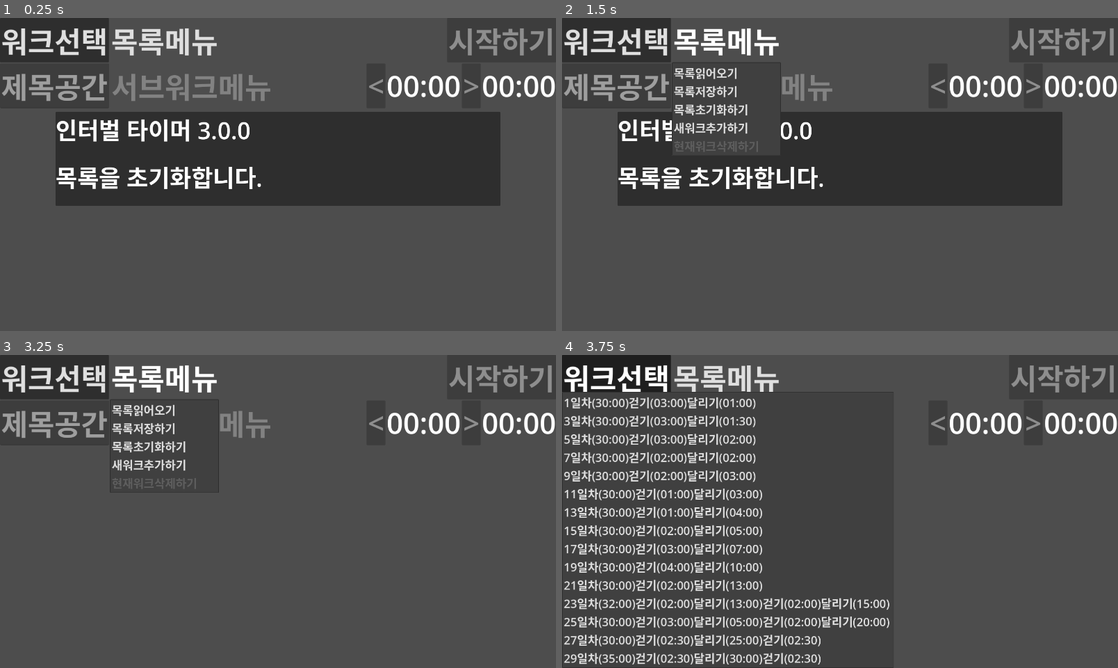
Above: before the commit, frames 1-4 (two rows, left to right).
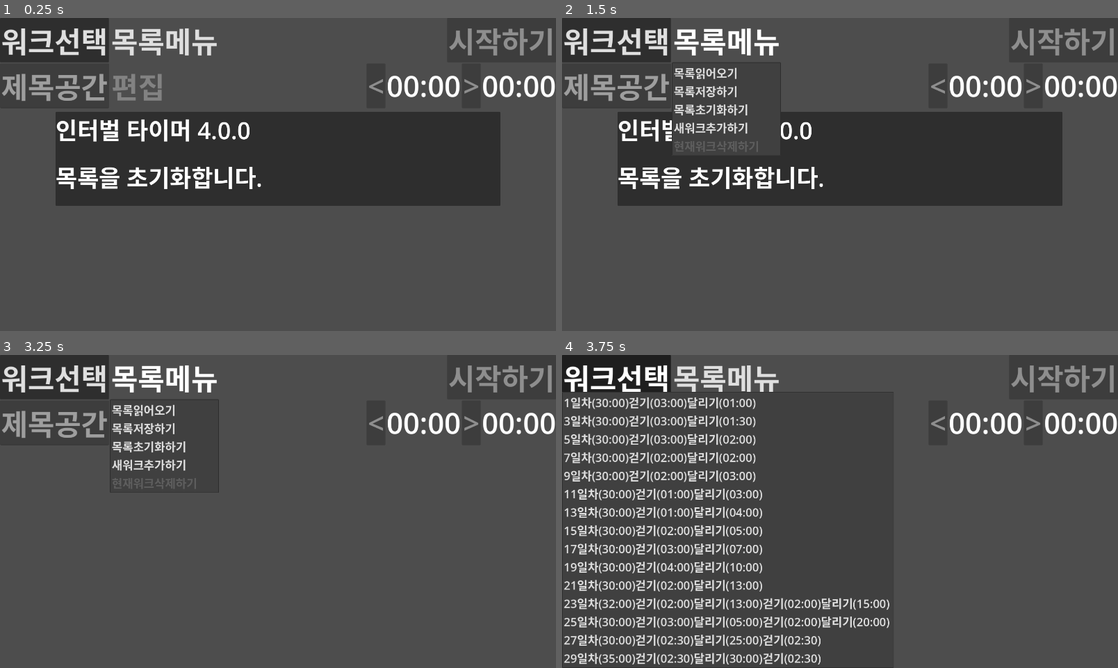
Above: after the commit, the same moments.

Repository: kasworld/maranic
Game: Godot game, scene res://main.tscn
The game is run twice, just before and just after one commit, with the same random seed, the same clock (stepped at 60 frames per second) and the same inputs.
Inputs:
- Up to frame 1 (0.25 s): no input
- Up to frame 2 (1.5 s): click "워크선택" at 0.5 s; click "목록메뉴" at 1.25 s
- Up to frame 3 (3.25 s): click "워크선택" at 2 s; click "목록메뉴" at 2.75 s
- Up to frame 4 (3.75 s): click "워크선택" at 3.5 s

The runs differ from the first frame. In frame 1, 1.1% of the frame differs, in the area x 20-49%, y 17-39%; in frame 2, 0.4%; in frame 3, 0.4%; in frame 4, nothing differs.

Commit message:
split timeedit

Diff:
--- a/main.gd
+++ b/main.gd
@@ -22,7 +22,7 @@
 func _ready() -> void:
 	var vp_rect = get_viewport_rect()
 	var msgrect = Rect2( vp_rect.size.x * 0.1 ,vp_rect.size.y * 0.3 , vp_rect.size.x * 0.8 , vp_rect.size.y * 0.3 )
-	$TimedMessage.init(msgrect, tr("인터벌 타이머 3.0.0"))
+	$TimedMessage.init(msgrect, tr("인터벌 타이머 4.0.0"))
 	WorkListMenuButton.get_popup().theme = preload("res://menulist_theme.tres")
 	CmdMenuButton.get_popup().theme = preload("res://menulist_theme.tres")
 	WorkListMenuButton.get_popup().index_pressed.connect(work_list_menu_index_pressed)
--- a/subwork_node.gd
+++ b/subwork_node.gd
@@ -7,6 +7,21 @@
 var subwork_index :int
 var remainSec = 0
 
+
+
+# Called when the node enters the scene tree for the first time.
+func _ready() -> void:
+	$MenuButton.get_popup().theme = preload("res://menulist_theme.tres")
+	$MenuButton.get_popup().index_pressed.connect(menu_index_pressed)
+	$TimeEdit.time_changed.connect(add_subwork_second)
+
+func add_subwork_second(diff :int) ->void:
+	subwork.second += diff
+	if subwork.second < 0 :
+		subwork.second = 0
+	reset_time()
+	update_time_labels()
+
 func set_subwork(i :int, sw :WorkList.SubWork)->void:
 	subwork_index = i
 	subwork = sw
@@ -15,18 +30,19 @@
 func reset()->void:
 	subwork_index = -1
 	subwork = null
-	$SecLabel.text = "00:00"
+	$TimeEdit.set_label("00:00")
 	$SecRemainLabel.text = "00:00"
 	$NameEdit.text = ""
 
 func update_time_labels()->void:
-	$SecLabel.text = subwork.second2text(subwork.second)
+	$TimeEdit.set_label(subwork.second2text(subwork.second))
 	$SecRemainLabel.text = subwork.second2text(remainSec)
 
 func disable_buttons(b :bool)->void:
 	$MenuButton.disabled = b
-	$SecDecButton.disabled = b
-	$SecIncButton.disabled = b
+	$TimeEdit.disable_buttons(b)
+	#$SecDecButton.disabled = b
+	#$SecIncButton.disabled = b
 
 func reset_time()->void:
 	remainSec = subwork.second
@@ -42,11 +58,6 @@
 
 func disable_menu(i :int, b :bool)->void:
 	$MenuButton.get_popup().set_item_disabled(i,b)
-
-# Called when the node enters the scene tree for the first time.
-func _ready() -> void:
-	$MenuButton.get_popup().theme = preload("res://menulist_theme.tres")
-	$MenuButton.get_popup().index_pressed.connect(menu_index_pressed)
 
 func menu_index_pressed(sel :int)->void:
 	match sel :
@@ -68,45 +79,3 @@
 
 func _on_name_edit_focus_entered() -> void:
 	$NameEdit.editable = true
-
-# subwork second edit #########################################
-
-func add_subwork_second(diff :int) ->void:
-	subwork.second += diff
-	if subwork.second < 0 :
-		subwork.second = 0
-	reset_time()
-	update_time_labels()
-
-var click_inc_sec = 10
-var repeat_inc_sec = 0
-var max_inc_sec = 60
-
-func _on_sec_dec_button_button_down() -> void:
-	repeat_inc_sec = -1
-	$Timer.start(0.1)
-func _on_sec_dec_button_button_up() -> void:
-	if repeat_inc_sec == -1 :
-		add_subwork_second(-click_inc_sec)
-	repeat_inc_sec = 0
-	$Timer.stop()
-
-func _on_sec_inc_button_button_down() -> void:
-	repeat_inc_sec = 1
-	$Timer.start(0.1)
-func _on_sec_inc_button_button_up() -> void:
-	if repeat_inc_sec == 1 :
-		add_subwork_second(click_inc_sec)
-	repeat_inc_sec = 0
-	$Timer.stop()
-
-func _on_timer_timeout() -> void:
-	add_subwork_second(repeat_inc_sec)
-	if repeat_inc_sec < 0 :
-		repeat_inc_sec -=1
-		if repeat_inc_sec < -max_inc_sec :
-			repeat_inc_sec = -max_inc_sec
-	else :
-		repeat_inc_sec +=1
-		if repeat_inc_sec > max_inc_sec :
-			repeat_inc_sec = max_inc_sec
--- a/subwork_node.tscn
+++ b/subwork_node.tscn
@@ -1,8 +1,9 @@
-[gd_scene load_steps=4 format=3 uid="uid://dvgdal4hlx1ws"]
+[gd_scene load_steps=5 format=3 uid="uid://dvgdal4hlx1ws"]
 
 [ext_resource type="Script" path="res://subwork_node.gd" id="1_mqriv"]
 [ext_resource type="Theme" uid="uid://i63124txlj1h" path="res://label_theme.tres" id="2_dbx7h"]
 [ext_resource type="Theme" uid="uid://ppd28w7sx5wa" path="res://button_theme.tres" id="3_u1yx1"]
+[ext_resource type="PackedScene" uid="uid://dllxbmyyau3u5" path="res://time_edit/time_edit.tscn" id="4_01jbw"]
 
 [node name="SubWorkNode" type="HBoxContainer"]
 offset_top = 496.0
@@ -23,7 +24,7 @@
 layout_mode = 2
 theme = ExtResource("3_u1yx1")
 action_mode = 1
-text = "서브워크메뉴"
+text = "편집"
 item_count = 3
 popup/item_0/text = "이름바꾸기"
 popup/item_0/id = 0
@@ -36,33 +37,14 @@
 layout_mode = 2
 size_flags_horizontal = 3
 
-[node name="SecDecButton" type="Button" parent="."]
+[node name="TimeEdit" parent="." instance=ExtResource("4_01jbw")]
 layout_mode = 2
-theme = ExtResource("3_u1yx1")
-text = "<"
-
-[node name="SecLabel" type="Label" parent="."]
-layout_mode = 2
-theme = ExtResource("2_dbx7h")
-text = "00:00"
-
-[node name="SecIncButton" type="Button" parent="."]
-layout_mode = 2
-theme = ExtResource("3_u1yx1")
-text = ">"
 
 [node name="SecRemainLabel" type="Label" parent="."]
 layout_mode = 2
 theme = ExtResource("2_dbx7h")
 text = "00:00"
 
-[node name="Timer" type="Timer" parent="."]
-
 [connection signal="focus_entered" from="NameEdit" to="." method="_on_name_edit_focus_entered"]
 [connection signal="focus_exited" from="NameEdit" to="." method="_on_name_edit_focus_exited"]
 [connection signal="text_submitted" from="NameEdit" to="." method="_on_name_edit_text_submitted"]
-[connection signal="button_down" from="SecDecButton" to="." method="_on_sec_dec_button_button_down"]
-[connection signal="button_up" from="SecDecButton" to="." method="_on_sec_dec_button_button_up"]
-[connection signal="button_down" from="SecIncButton" to="." method="_on_sec_inc_button_button_down"]
-[connection signal="button_up" from="SecIncButton" to="." method="_on_sec_inc_button_button_up"]
-[connection signal="timeout" from="Timer" to="." method="_on_timer_timeout"]
--- /dev/null
+++ b/time_edit/time_edit.gd
@@ -0,0 +1,43 @@
+extends Control
+
+signal time_changed(diff :int)
+
+var click_inc_sec = 10
+var repeat_inc_sec = 0
+var max_inc_sec = 60
+
+func set_label(s :String)->void:
+	$SecLabel.text = s
+
+func disable_buttons(b :bool)->void:
+	$SecDecButton.disabled = b
+	$SecIncButton.disabled = b
+
+func _on_sec_dec_button_button_down() -> void:
+	repeat_inc_sec = -1
+	$Timer.start(0.1)
+func _on_sec_dec_button_button_up() -> void:
+	if repeat_inc_sec == -1 :
+		time_changed.emit(-click_inc_sec)
+	repeat_inc_sec = 0
+	$Timer.stop()
+
+func _on_sec_inc_button_button_down() -> void:
+	repeat_inc_sec = 1
+	$Timer.start(0.1)
+func _on_sec_inc_button_button_up() -> void:
+	if repeat_inc_sec == 1 :
+		time_changed.emit(click_inc_sec)
+	repeat_inc_sec = 0
+	$Timer.stop()
+
+func _on_timer_timeout() -> void:
+	time_changed.emit(repeat_inc_sec)
+	if repeat_inc_sec < 0 :
+		repeat_inc_sec -=1
+		if repeat_inc_sec < -max_inc_sec :
+			repeat_inc_sec = -max_inc_sec
+	else :
+		repeat_inc_sec +=1
+		if repeat_inc_sec > max_inc_sec :
+			repeat_inc_sec = max_inc_sec
--- /dev/null
+++ b/time_edit/time_edit.tscn
@@ -0,0 +1,33 @@
+[gd_scene load_steps=4 format=3 uid="uid://dllxbmyyau3u5"]
+
+[ext_resource type="Script" path="res://time_edit/time_edit.gd" id="1_1l5ua"]
+[ext_resource type="Theme" uid="uid://ppd28w7sx5wa" path="res://button_theme.tres" id="2_64npy"]
+[ext_resource type="Theme" uid="uid://i63124txlj1h" path="res://label_theme.tres" id="3_p0w1i"]
+
+[node name="TimeEdit" type="HBoxContainer"]
+offset_right = 393.0
+offset_bottom = 145.0
+script = ExtResource("1_1l5ua")
+
+[node name="SecDecButton" type="Button" parent="."]
+layout_mode = 2
+theme = ExtResource("2_64npy")
+text = "<"
+
+[node name="SecLabel" type="Label" parent="."]
+layout_mode = 2
+theme = ExtResource("3_p0w1i")
+text = "00:00"
+
+[node name="SecIncButton" type="Button" parent="."]
+layout_mode = 2
+theme = ExtResource("2_64npy")
+text = ">"
+
+[node name="Timer" type="Timer" parent="."]
+
+[connection signal="button_down" from="SecDecButton" to="." method="_on_sec_dec_button_button_down"]
+[connection signal="button_up" from="SecDecButton" to="." method="_on_sec_dec_button_button_up"]
+[connection signal="button_down" from="SecIncButton" to="." method="_on_sec_inc_button_button_down"]
+[connection signal="button_up" from="SecIncButton" to="." method="_on_sec_inc_button_button_up"]
+[connection signal="timeout" from="Timer" to="." method="_on_timer_timeout"]
